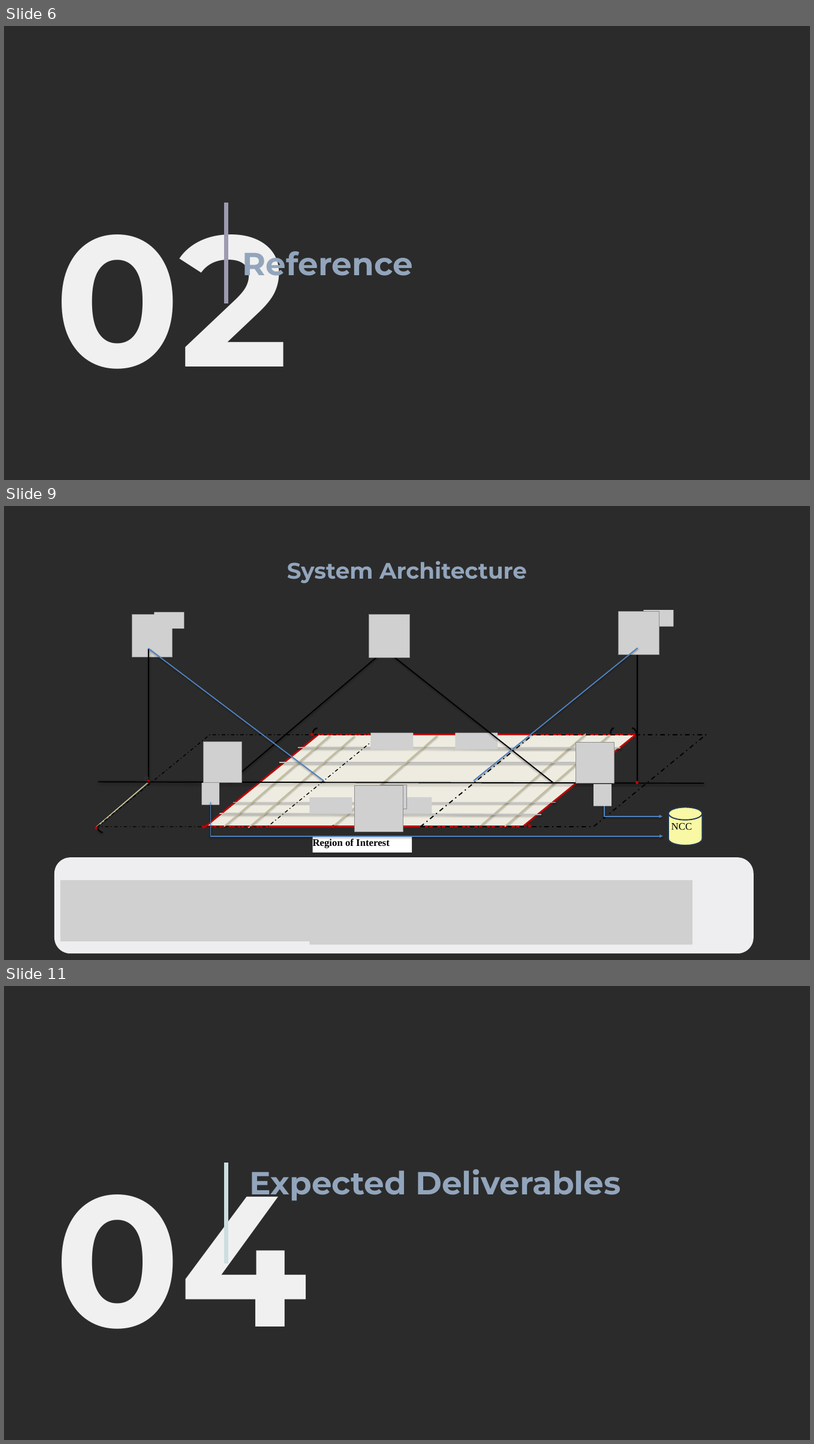
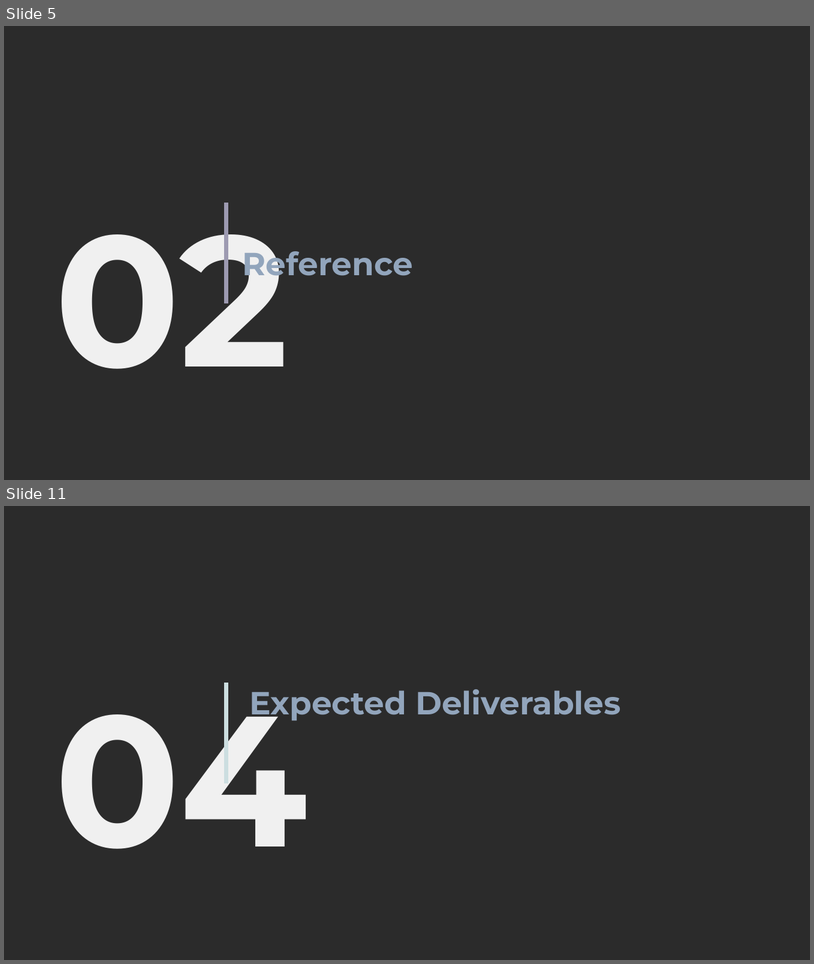
Before and after one commit to yuru1231/MWN-2026-M11502215-Lucy, a slide deck: A1-background/slides/MWN.pptx. Shown one above the other, each under a label of ours: slides 6, 9 and 11 before the commit, slides 5 and 11 after it; the slides between them are not shown. The pictures are 814x1444 and 814x964 pixels, drawn with LibreOffice and Linux fonts; fonts in the diff are those of the drawing; grey boxes stand for pictures; background and template pictures are left out; a plain dark background stands for a picture behind light text. Boxes give left, top, right and bottom in pixels: in the first picture for what was removed or moved away, otherwise in the second. Text is boxed around its words. In the diff, an @@ line names an element or a change of style, - is before the commit and + after.

```diff
--- a/A1-background/slides/MWN.pptx
+++ b/A1-background/slides/MWN.pptx
@@ slide 9 removed at <box>4,506,810,960</box>, background picture (left out) @@
@@ text removed at <box>287,561,527,583</box> @@
-System Architecture
@@ picture removed at <box>354,785,403,832</box> @@
@@ picture removed at <box>382,784,407,809</box> @@
@@ group removed at <box>95,610,706,852</box>: 17 lines, 13 pictures, 7 ellipses, 4 arc (boxed as its full ellipse)s, 3 parallelograms, 2 rectangles, 2 elbow arrows, 1 cylinder, 1 text @@
-Region of Interest
-NCC
@@ rounded rectangle removed at <box>54,857,754,953</box> @@
@@ picture removed at <box>60,880,318,940</box> @@
@@ picture removed at <box>309,880,693,944</box> @@
@@ what was slide 6 is now slide 5 @@
```
Also in this commit, not shown: 4 slides changed, 5 slides added, 3 other slides removed, 4 other files.
